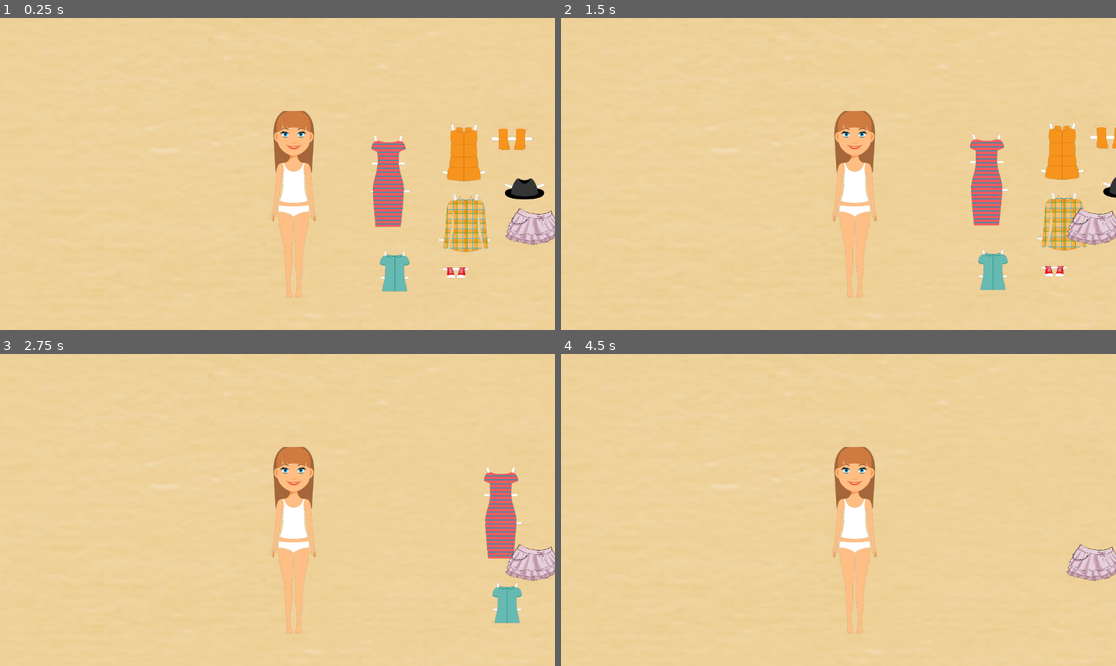
Above: before the commit, frames 1-4 (two rows, left to right).
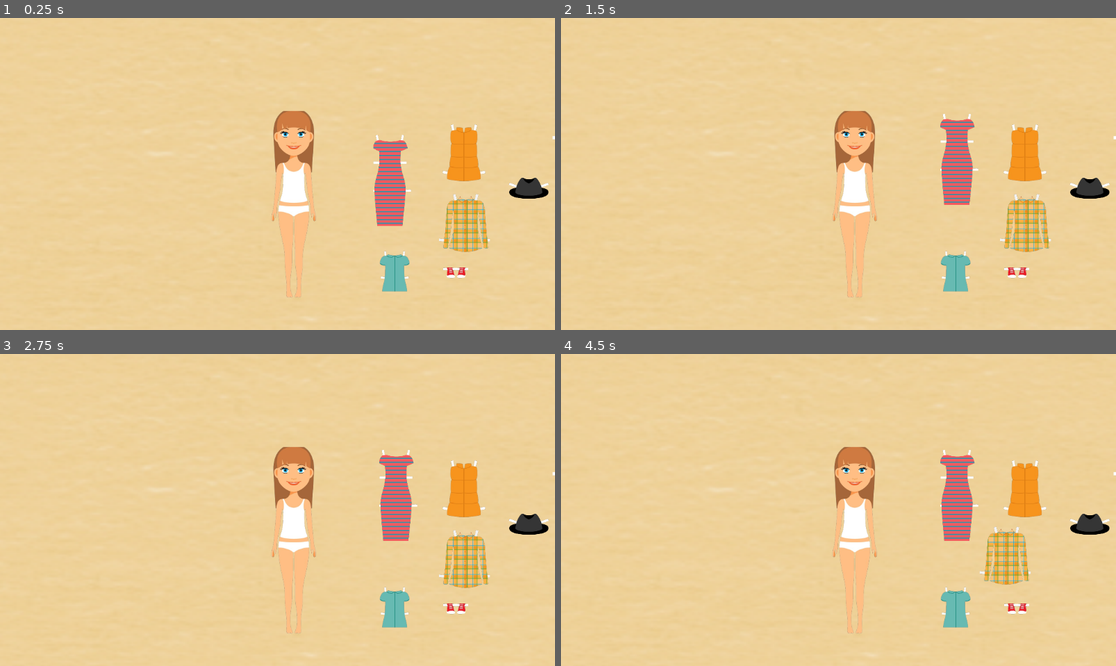
Above: after the commit, the same moments.

Repository: djimichristy-art/GlamUp
Game: Godot game, scene res://glam_up.tscn
The game is run twice, just before and just after one commit, with the same random seed, the same clock (stepped at 60 frames per second) and the same inputs.
Inputs (mouse positions are in pixels of both pictures, inside the frame that each line leads up to):
- Up to frame 1 (0.25 s): no input
- Up to frame 2 (1.5 s): tap Enter at 0.5 s; move the mouse to (960, 158) at 0.52 s; hold Right 0.53-1.25 s; tap Alt at 0.6 s; click (960, 158) at 0.67 s; tap Space at 1.25 s; drag from (727, 189) to (955, 180) at 1.27 s
- Up to frame 3 (2.75 s): tap Enter at 2 s; move the mouse to (333, 441) at 2.02 s; hold Right from 2.03 s (still down); tap Alt at 2.1 s; click (333, 441) at 2.17 s
- Up to frame 4 (4.5 s): release Right at 2.75 s; tap Space at 2.75, 4.25 s; drag from (810, 572) to (1066, 603) at 2.77 s; tap Enter at 3.5 s; move the mouse to (1005, 556) at 3.52 s; hold Left 3.53-4.25 s; tap Alt at 3.6 s; click (1005, 556) at 3.67 s; drag from (672, 463) to (1093, 563) at 4.27 s

The runs differ from the first frame. In frame 1, 2.4% of the frame differs, in the area x 28-100%, y 35-97%; in frame 2, 9.1%, in the area x 28-100%, y 30-97%; in frame 3, 7.1%; in frame 4, 5.2%.

Commit message:
fixed dragging issue

Diff:
--- a/accessory.gd
+++ b/accessory.gd
@@ -16,7 +16,8 @@
 				drag_offset = global_position - event.position
 
 	if event is InputEventMouseMotion and dragging:
-		global_position = event.position + drag_offset
+		print("Hello bestie")
+		#global_position = event.position + drag_offset
 
 func _unhandled_input(event):
 	if event is InputEventMouseButton and event.button_index == MOUSE_BUTTON_LEFT and not event.pressed:
--- /dev/null
+++ b/area_2_daccessory.gd
@@ -0,0 +1,28 @@
+extends Area2D
+
+var dragging = false
+var is_hovering = false
+
+func _ready():
+	# Connect signals (make sure they exist in the node)
+	connect("mouse_entered", Callable(self, "_on_mouse_entered"))
+	connect("mouse_exited", Callable(self, "_on_mouse_exited"))
+	connect("input_event", Callable(self, "_on_input_event"))
+
+func _on_mouse_entered():
+	is_hovering = true
+	# Optional: visual feedback
+	modulate = Color(1, 1, 1, 0.8)
+
+func _on_mouse_exited():
+	is_hovering = false
+	modulate = Color(1, 1, 1, 1)
+
+func _on_input_event(viewport, event, shape_idx):
+	if event is InputEventMouseButton:
+		if event.button_index == MOUSE_BUTTON_LEFT:
+			dragging = event.pressed
+
+func _process(delta):
+	if dragging:
+		global_position = get_global_mouse_position()
--- /dev/null
+++ b/area_2dD1.gd
@@ -0,0 +1,39 @@
+extends Area2D
+
+@export var target_sprite_path: NodePath  # drag the target player slot Sprite2D here in the Inspector
+@onready var target_sprite = get_node(target_sprite_path)
+
+var dragging = false
+var is_hovering = false
+
+func _ready():
+	# Connect signals
+	connect("mouse_entered", Callable(self, "_on_mouse_entered"))
+	connect("mouse_exited", Callable(self, "_on_mouse_exited"))
+	connect("input_event", Callable(self, "_on_input_event"))
+
+func _on_mouse_entered():
+	is_hovering = true
+	# Optional: visual feedback
+	modulate = Color(1, 1, 1, 0.8)
+
+func _on_mouse_exited():
+	is_hovering = false
+	modulate = Color(1, 1, 1, 1)
+
+func _on_input_event(viewport, event, shape_idx):
+	if event is InputEventMouseButton and event.button_index == MOUSE_BUTTON_LEFT:
+		dragging = event.pressed
+
+func _process(delta):
+	if dragging:
+		# Follow the mouse while dragging
+		global_position = get_global_mouse_position()
+	elif not dragging and target_sprite:
+		# Snap to the slot if close enough
+		if global_position.distance_to(target_sprite.global_position) < 100:
+			global_position = target_sprite.global_position
+			# Update the player slot texture
+			target_sprite.texture = get_parent().texture
+			# Remove the draggable dress
+			get_parent().queue_free()
--- /dev/null
+++ b/area_2d_2_shoe_1.gd
@@ -0,0 +1,28 @@
+extends Area2D
+
+var dragging = false
+var is_hovering = false
+
+func _ready():
+	# Connect signals (make sure they exist in the node)
+	connect("mouse_entered", Callable(self, "_on_mouse_entered"))
+	connect("mouse_exited", Callable(self, "_on_mouse_exited"))
+	connect("input_event", Callable(self, "_on_input_event"))
+
+func _on_mouse_entered():
+	is_hovering = true
+	# Optional: visual feedback
+	modulate = Color(1, 1, 1, 0.8)
+
+func _on_mouse_exited():
+	is_hovering = false
+	modulate = Color(1, 1, 1, 1)
+
+func _on_input_event(viewport, event, shape_idx):
+	if event is InputEventMouseButton:
+		if event.button_index == MOUSE_BUTTON_LEFT:
+			dragging = event.pressed
+
+func _process(delta):
+	if dragging:
+		global_position = get_global_mouse_position()
--- /dev/null
+++ b/area_2d_dress_2.gd
@@ -0,0 +1,28 @@
+extends Area2D
+
+var dragging = false
+var is_hovering = false
+
+func _ready():
+	# Connect signals (make sure they exist in the node)
+	connect("mouse_entered", Callable(self, "_on_mouse_entered"))
+	connect("mouse_exited", Callable(self, "_on_mouse_exited"))
+	connect("input_event", Callable(self, "_on_input_event"))
+
+func _on_mouse_entered():
+	is_hovering = true
+	# Optional: visual feedback
+	modulate = Color(1, 1, 1, 0.8)
+
+func _on_mouse_exited():
+	is_hovering = false
+	modulate = Color(1, 1, 1, 1)
+
+func _on_input_event(viewport, event, shape_idx):
+	if event is InputEventMouseButton:
+		if event.button_index == MOUSE_BUTTON_LEFT:
+			dragging = event.pressed
+
+func _process(delta):
+	if dragging:
+		global_position = get_global_mouse_position()
--- /dev/null
+++ b/area_2d_dress_3.gd
@@ -0,0 +1,28 @@
+extends Area2D
+
+var dragging = false
+var is_hovering = false
+
+func _ready():
+	# Connect signals (make sure they exist in the node)
+	connect("mouse_entered", Callable(self, "_on_mouse_entered"))
+	connect("mouse_exited", Callable(self, "_on_mouse_exited"))
+	connect("input_event", Callable(self, "_on_input_event"))
+
+func _on_mouse_entered():
+	is_hovering = true
+	# Optional: visual feedback
+	modulate = Color(1, 1, 1, 0.8)
+
+func _on_mouse_exited():
+	is_hovering = false
+	modulate = Color(1, 1, 1, 1)
+
+func _on_input_event(viewport, event, shape_idx):
+	if event is InputEventMouseButton:
+		if event.button_index == MOUSE_BUTTON_LEFT:
+			dragging = event.pressed
+
+func _process(delta):
+	if dragging:
+		global_position = get_global_mouse_position()
--- /dev/null
+++ b/area_2d_dress_4.gd
@@ -0,0 +1,28 @@
+extends Area2D
+
+var dragging = false
+var is_hovering = false
+
+func _ready():
+	# Connect signals (make sure they exist in the node)
+	connect("mouse_entered", Callable(self, "_on_mouse_entered"))
+	connect("mouse_exited", Callable(self, "_on_mouse_exited"))
+	connect("input_event", Callable(self, "_on_input_event"))
+
+func _on_mouse_entered():
+	is_hovering = true
+	# Optional: visual feedback
+	modulate = Color(1, 1, 1, 0.8)
+
+func _on_mouse_exited():
+	is_hovering = false
+	modulate = Color(1, 1, 1, 1)
+
+func _on_input_event(viewport, event, shape_idx):
+	if event is InputEventMouseButton:
+		if event.button_index == MOUSE_BUTTON_LEFT:
+			dragging = event.pressed
+
+func _process(delta):
+	if dragging:
+		global_position = get_global_mouse_position()
--- /dev/null
+++ b/area_2d_shoe_2.gd
@@ -0,0 +1,28 @@
+extends Area2D
+
+var dragging = false
+var is_hovering = false
+
+func _ready():
+	# Connect signals (make sure they exist in the node)
+	connect("mouse_entered", Callable(self, "_on_mouse_entered"))
+	connect("mouse_exited", Callable(self, "_on_mouse_exited"))
+	connect("input_event", Callable(self, "_on_input_event"))
+
+func _on_mouse_entered():
+	is_hovering = true
+	# Optional: visual feedback
+	modulate = Color(1, 1, 1, 0.8)
+
+func _on_mouse_exited():
+	is_hovering = false
+	modulate = Color(1, 1, 1, 1)
+
+func _on_input_event(viewport, event, shape_idx):
+	if event is InputEventMouseButton:
+		if event.button_index == MOUSE_BUTTON_LEFT:
+			dragging = event.pressed
+
+func _process(delta):
+	if dragging:
+		global_position = get_global_mouse_position()
--- a/dress_1.gd
+++ b/dress_1.gd
@@ -10,13 +10,15 @@
 
 func _input(event):
 	if event is InputEventMouseButton:
-		if event.button_index == MOUSE_BUTTON_LEFT:
+		if event.button_index == MOUSE_BUTTON_LEFT :
 			dragging = event.pressed
 			if dragging:
 				drag_offset = global_position - event.position
 
+
 	if event is InputEventMouseMotion and dragging:
-		global_position = event.position + drag_offset
+		print("Hello bestie")
+		#global_position = event.position + drag_offset
 
 func _unhandled_input(event):
 	if event is InputEventMouseButton and event.button_index == MOUSE_BUTTON_LEFT and not event.pressed:
--- a/dress_2.gd
+++ b/dress_2.gd
@@ -16,7 +16,8 @@
 				drag_offset = global_position - event.position
 
 	if event is InputEventMouseMotion and dragging:
-		global_position = event.position + drag_offset
+		print("Hello bestie")
+		#global_position = event.position + drag_offset
 
 func _unhandled_input(event):
 	if event is InputEventMouseButton and event.button_index == MOUSE_BUTTON_LEFT and not event.pressed:
--- a/dress_3.gd
+++ b/dress_3.gd
@@ -16,7 +16,8 @@
 				drag_offset = global_position - event.position
 
 	if event is InputEventMouseMotion and dragging:
-		global_position = event.position + drag_offset
+			print("Hello bestie")
+		#global_position = event.position + drag_offset
 
 func _unhandled_input(event):
 	if event is InputEventMouseButton and event.button_index == MOUSE_BUTTON_LEFT and not event.pressed:
--- a/dress_4.gd
+++ b/dress_4.gd
@@ -16,7 +16,8 @@
 				drag_offset = global_position - event.position
 
 	if event is InputEventMouseMotion and dragging:
-		global_position = event.position + drag_offset
+		print("Hello bestie")
+		#global_position = event.position + drag_offset
 
 func _unhandled_input(event):
 	if event is InputEventMouseButton and event.button_index == MOUSE_BUTTON_LEFT and not event.pressed:
--- a/glam_up.tscn
+++ b/glam_up.tscn
@@ -6,34 +6,46 @@
 [ext_resource type="Texture2D" uid="uid://bdhqsbx4baqxy" path="res://assets/dresses/dress1.png" id="4_wnmk7"]
 [ext_resource type="Script" uid="uid://cbcpy7yf5kvuf" path="res://dress_1.gd" id="5_nx3ki"]
 [ext_resource type="Texture2D" uid="uid://dnqq27hakiv6q" path="res://assets/dresses/dress2.png" id="5_s8jw5"]
+[ext_resource type="Script" uid="uid://dgh2qet4glf1m" path="res://area_2dD1.gd" id="6_24rpf"]
 [ext_resource type="Texture2D" uid="uid://da0kq44iknjfo" path="res://assets/dresses/dress4.png" id="6_gkttc"]
+[ext_resource type="Script" uid="uid://8ls7xk6fta02" path="res://area_2_daccessory.gd" id="7_6edfx"]
 [ext_resource type="Script" uid="uid://6y64td8x3qa0" path="res://dress_2.gd" id="7_8e5ce"]
 [ext_resource type="Texture2D" uid="uid://fivcf0vgqa4e" path="res://assets/dresses/dress3.png" id="7_k4n05"]
 [ext_resource type="Texture2D" uid="uid://djbge5bsqi2fi" path="res://assets/shoes/shoe1.png" id="8_0vwsw"]
 [ext_resource type="Script" uid="uid://dhkn1f51oeuux" path="res://dress_3.gd" id="9_jnrm5"]
 [ext_resource type="Texture2D" uid="uid://5m5ska1l2vl8" path="res://assets/shoes/shoe2.png" id="9_nx3ki"]
+[ext_resource type="Script" uid="uid://c12bs5tchec5o" path="res://area_2d_dress_2.gd" id="10_koifq"]
 [ext_resource type="Texture2D" uid="uid://bpi3y76v5cbwe" path="res://assets/Capture_d_écran_2026-03-20_105046-removebg-preview.png" id="10_q2ou7"]
 [ext_resource type="Script" uid="uid://rms3r30m87at" path="res://dress_4.gd" id="11_2p6ym"]
 [ext_resource type="Script" uid="uid://d3tfw0tx8xv52" path="res://shoe_1.gd" id="13_6o8qp"]
+[ext_resource type="Script" uid="uid://d3pvypapji35w" path="res://area_2d_dress_3.gd" id="13_dyg0p"]
 [ext_resource type="Script" uid="uid://bch0tnj4uk1dv" path="res://shoe_2.gd" id="15_0iouk"]
+[ext_resource type="Script" uid="uid://dwdwln25okn0b" path="res://area_2d_dress_4.gd" id="16_c3j8o"]
 [ext_resource type="Script" uid="uid://dfo5gapndvuc6" path="res://accessory.gd" id="17_6edfx"]
-[ext_resource type="Texture2D" uid="uid://cgrsyv00sbru0" path="res://assets/Clothes/Skirt_1_opt_2.png" id="18_koifq"]
+[ext_resource type="Script" uid="uid://b5oqggngc7e53" path="res://area_2d_2_shoe_1.gd" id="19_sdyc7"]
+[ext_resource type="Script" uid="uid://d3hv8ob5bgxkh" path="res://area_2d_shoe_2.gd" id="22_x7esb"]
+[ext_resource type="AudioStream" uid="uid://c36vrnikjpemm" path="res://assets/sounds/music.mp3" id="25_koifq"]
 
 [sub_resource type="RectangleShape2D" id="RectangleShape2D_gkttc"]
+size = Vector2(400, 547.48975)
+
+[sub_resource type="RectangleShape2D" id="RectangleShape2D_ytrjb"]
+size = Vector2(229, 107)
 
 [sub_resource type="RectangleShape2D" id="RectangleShape2D_k4n05"]
+size = Vector2(250, 192)
 
 [sub_resource type="RectangleShape2D" id="RectangleShape2D_h07md"]
+size = Vector2(250, 249)
 
 [sub_resource type="RectangleShape2D" id="RectangleShape2D_0vwsw"]
+size = Vector2(250, 277)
 
 [sub_resource type="RectangleShape2D" id="RectangleShape2D_nx3ki"]
+size = Vector2(96, 83.5)
 
 [sub_resource type="RectangleShape2D" id="RectangleShape2D_q2ou7"]
-
-[sub_resource type="RectangleShape2D" id="RectangleShape2D_ytrjb"]
-
-[sub_resource type="RectangleShape2D" id="RectangleShape2D_c3j8o"]
+size = Vector2(198, 103)
 
 [node name="GlamUp" type="Node2D"]
 position = Vector2(1, 0)
@@ -44,91 +56,98 @@
 zoom = Vector2(0.5, 0.5)
 
 [node name="Background" type="Sprite2D" parent="."]
-position = Vector2(9323, 7932)
+position = Vector2(9306.999, 7945)
 scale = Vector2(14.350521, 8.650521)
 texture = ExtResource("2_3h70m")
 
 [node name="Character" parent="." instance=ExtResource("2_khnw5")]
 position = Vector2(2556, 1248)
 
-[node name="Dress1" type="Sprite2D" parent="."]
-position = Vector2(2950, 1144)
+[node name="Area2D_Dress1" type="Area2D" parent="."]
+position = Vector2(2957, 1141)
 scale = Vector2(0.6555117, 0.6812914)
+script = ExtResource("6_24rpf")
+
+[node name="CollisionShape2D" type="CollisionShape2D" parent="Area2D_Dress1"]
+position = Vector2(-4.576473, 10.274646)
+shape = SubResource("RectangleShape2D_gkttc")
+
+[node name="Dress1" type="Sprite2D" parent="Area2D_Dress1"]
 texture = ExtResource("4_wnmk7")
 script = ExtResource("5_nx3ki")
 
-[node name="Area2D" type="Area2D" parent="Dress1"]
+[node name="Area2Daccessory" type="Area2D" parent="."]
+position = Vector2(3506, 1184)
+script = ExtResource("7_6edfx")
 
-[node name="CollisionShape2D" type="CollisionShape2D" parent="Dress1/Area2D"]
-shape = SubResource("RectangleShape2D_gkttc")
+[node name="CollisionShape2D" type="CollisionShape2D" parent="Area2Daccessory"]
+position = Vector2(14.5, -4.5)
+shape = SubResource("RectangleShape2D_ytrjb")
 
-[node name="Dress2" type="Sprite2D" parent="."]
+[node name="Accessory" type="Sprite2D" parent="Area2Daccessory"]
+position = Vector2(6, -8)
+texture = ExtResource("10_q2ou7")
+script = ExtResource("17_6edfx")
+
+[node name="Area2D_Dress2" type="Area2D" parent="."]
 position = Vector2(2956, 1522)
+script = ExtResource("10_koifq")
+
+[node name="CollisionShape2D" type="CollisionShape2D" parent="Area2D_Dress2"]
+position = Vector2(0, 1)
+shape = SubResource("RectangleShape2D_k4n05")
+
+[node name="Dress2" type="Sprite2D" parent="Area2D_Dress2"]
 texture = ExtResource("5_s8jw5")
 script = ExtResource("7_8e5ce")
 
-[node name="Area2D" type="Area2D" parent="Dress2"]
+[node name="Area2D_Dress3" type="Area2D" parent="."]
+position = Vector2(3252, 1033)
+script = ExtResource("13_dyg0p")
 
-[node name="CollisionShape2D" type="CollisionShape2D" parent="Dress2/Area2D"]
-shape = SubResource("RectangleShape2D_k4n05")
+[node name="CollisionShape2D" type="CollisionShape2D" parent="Area2D_Dress3"]
+position = Vector2(0, -5.5)
+shape = SubResource("RectangleShape2D_h07md")
 
-[node name="Dress3" type="Sprite2D" parent="."]
-position = Vector2(3252, 1033)
+[node name="Dress3" type="Sprite2D" parent="Area2D_Dress3"]
 texture = ExtResource("6_gkttc")
 script = ExtResource("9_jnrm5")
 
-[node name="Area2D" type="Area2D" parent="Dress3"]
+[node name="Area2D_Dress4" type="Area2D" parent="."]
+position = Vector2(3252, 1325)
+script = ExtResource("16_c3j8o")
 
-[node name="CollisionShape2D" type="CollisionShape2D" parent="Dress3/Area2D"]
-shape = SubResource("RectangleShape2D_h07md")
+[node name="CollisionShape2D" type="CollisionShape2D" parent="Area2D_Dress4"]
+position = Vector2(0, -5.5)
+shape = SubResource("RectangleShape2D_0vwsw")
 
-[node name="Dress4" type="Sprite2D" parent="."]
-position = Vector2(3252, 1325)
+[node name="Dress4" type="Sprite2D" parent="Area2D_Dress4"]
 texture = ExtResource("7_k4n05")
 script = ExtResource("11_2p6ym")
 
-[node name="Area2D" type="Area2D" parent="Dress4"]
+[node name="Area2D2_Shoe1" type="Area2D" parent="."]
+position = Vector2(3216, 1535)
+script = ExtResource("19_sdyc7")
 
-[node name="CollisionShape2D" type="CollisionShape2D" parent="Dress4/Area2D"]
-shape = SubResource("RectangleShape2D_0vwsw")
+[node name="CollisionShape2D" type="CollisionShape2D" parent="Area2D2_Shoe1"]
+position = Vector2(1, -12.25)
+shape = SubResource("RectangleShape2D_nx3ki")
 
-[node name="Shoe1" type="Sprite2D" parent="."]
-position = Vector2(3216, 1535)
+[node name="Shoe1" type="Sprite2D" parent="Area2D2_Shoe1"]
 texture = ExtResource("8_0vwsw")
 script = ExtResource("13_6o8qp")
 
-[node name="Area2D" type="Area2D" parent="Shoe1"]
+[node name="Area2D_Shoe2" type="Area2D" parent="."]
+position = Vector2(3707, 969)
+script = ExtResource("22_x7esb")
 
-[node name="CollisionShape2D" type="CollisionShape2D" parent="Shoe1/Area2D"]
-shape = SubResource("RectangleShape2D_nx3ki")
+[node name="CollisionShape2D" type="CollisionShape2D" parent="Area2D_Shoe2"]
+position = Vector2(-3, -4.5)
+shape = SubResource("RectangleShape2D_q2ou7")
 
-[node name="Shoe2" type="Sprite2D" parent="."]
-position = Vector2(3455, 974)
+[node name="Shoe2" type="Sprite2D" parent="Area2D_Shoe2"]
 texture = ExtResource("9_nx3ki")
 script = ExtResource("15_0iouk")
 
-[node name="Area2D" type="Area2D" parent="Shoe2"]
-
-[node name="CollisionShape2D" type="CollisionShape2D" parent="Shoe2/Area2D"]
-shape = SubResource("RectangleShape2D_q2ou7")
-
-[node name="Accessory" type="Sprite2D" parent="."]
-position = Vector2(3494, 1179)
-texture = ExtResource("10_q2ou7")
-script = ExtResource("17_6edfx")
-
-[node name="Area2D" type="Area2D" parent="Accessory"]
-position = Vector2(12, 5)
-
-[node name="CollisionShape2D" type="CollisionShape2D" parent="Accessory/Area2D"]
-shape = SubResource("RectangleShape2D_ytrjb")
-
-[node name="Dress5" type="Sprite2D" parent="."]
-position = Vector2(3537.0002, 1336)
-scale = Vector2(0.22581428, 0.20799436)
-texture = ExtResource("18_koifq")
-
-[node name="Area2D" type="Area2D" parent="Dress5"]
-
-[node name="CollisionShape2D" type="CollisionShape2D" parent="Dress5/Area2D"]
-shape = SubResource("RectangleShape2D_c3j8o")
+[node name="AudioStreamPlayer2D" type="AudioStreamPlayer2D" parent="."]
+stream = ExtResource("25_koifq")
--- a/shoe_1.gd
+++ b/shoe_1.gd
@@ -16,7 +16,8 @@
 				drag_offset = global_position - event.position
 
 	if event is InputEventMouseMotion and dragging:
-		global_position = event.position + drag_offset
+			print("Hello bestie")
+		#global_position = event.position + drag_offset
 
 func _unhandled_input(event):
 	if event is InputEventMouseButton and event.button_index == MOUSE_BUTTON_LEFT and not event.pressed:
--- a/shoe_2.gd
+++ b/shoe_2.gd
@@ -16,7 +16,8 @@
 				drag_offset = global_position - event.position
 
 	if event is InputEventMouseMotion and dragging:
-		global_position = event.position + drag_offset
+			print("Hello bestie")
+		#global_position = event.position + drag_offset
 
 func _unhandled_input(event):
 	if event is InputEventMouseButton and event.button_index == MOUSE_BUTTON_LEFT and not event.pressed:
Not shown, added: area_2_daccessory.gd.uid
Not shown, added: area_2dD1.gd.uid
Not shown, added: area_2d_2_shoe_1.gd.uid
Not shown, added: area_2d_dress_2.gd.uid
Not shown, added: area_2d_dress_3.gd.uid
Not shown, added: area_2d_dress_4.gd.uid
Not shown, added: area_2d_shoe_2.gd.uid
Not shown, added: assets/sounds/music.mp3.import
Not shown, added: export_presets.cfg
Not shown: 1 places in glam_up.tscn that only renumber resources
Not shown, added: assets/sounds/music.mp3
